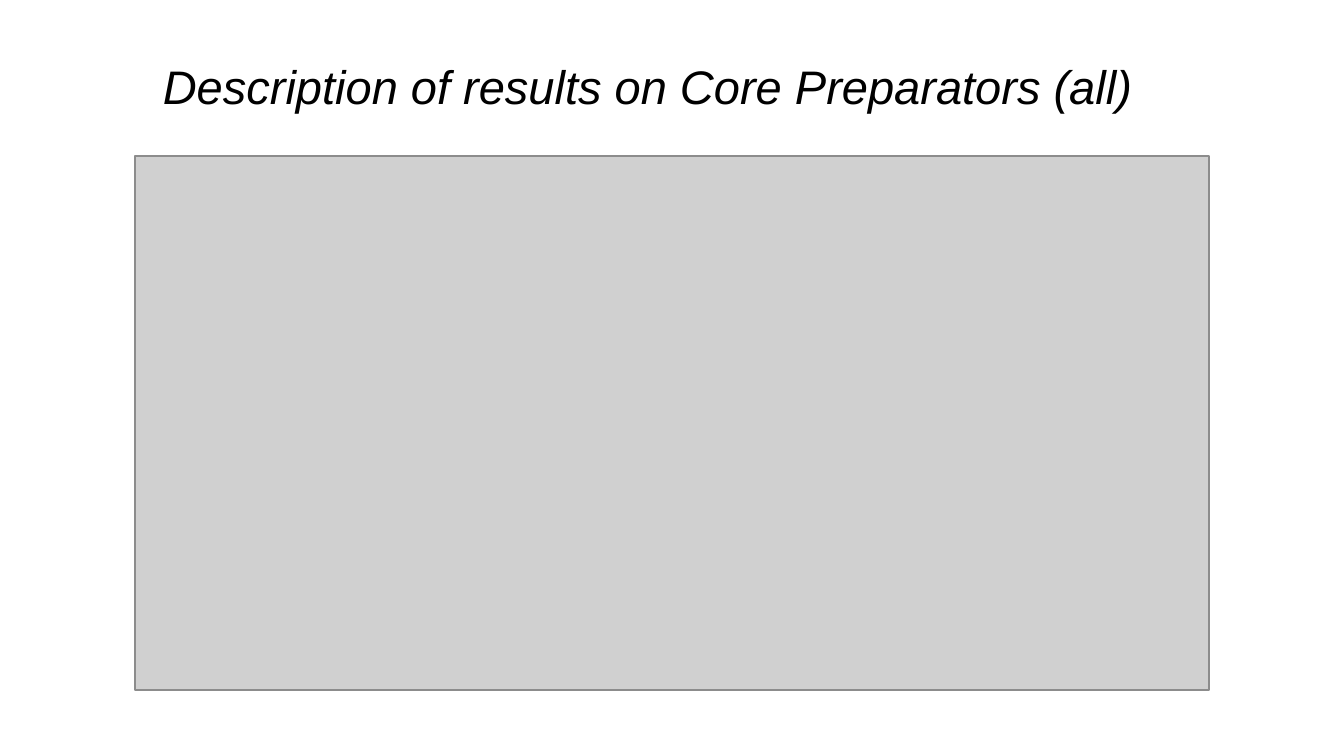
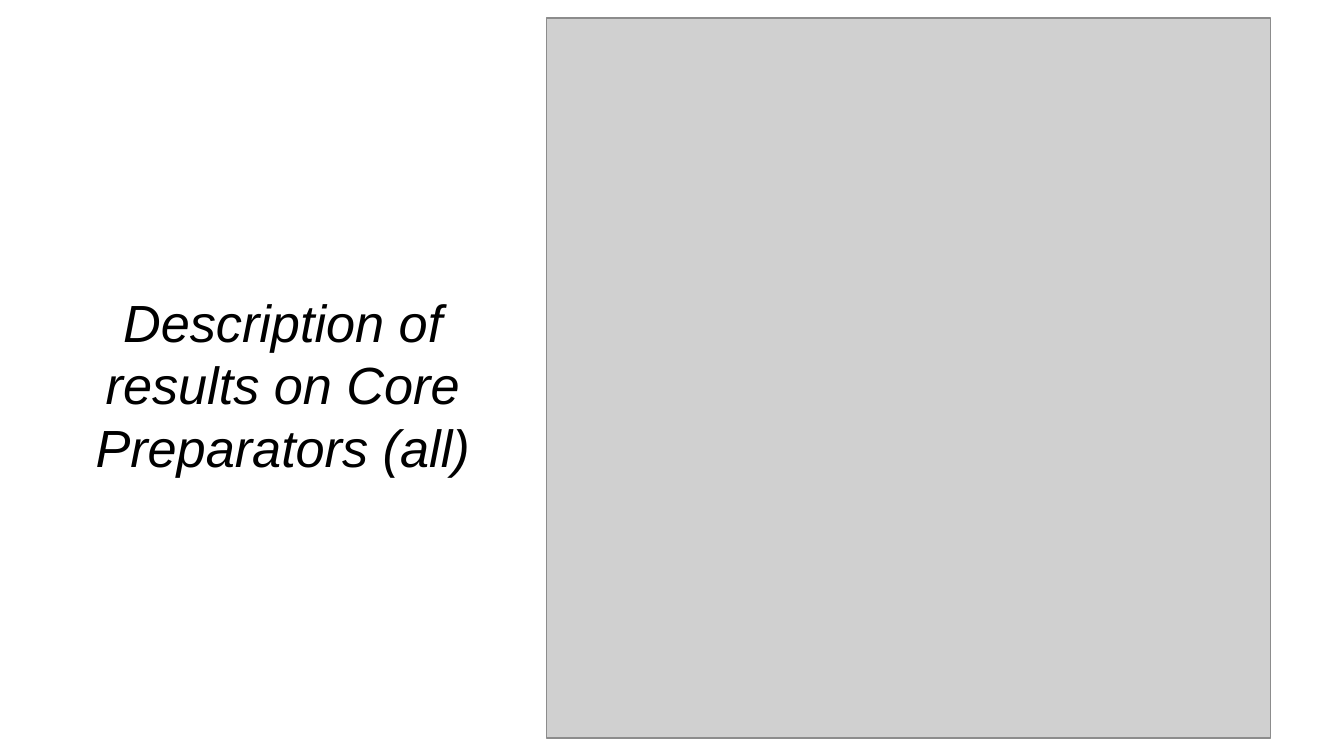
Before and after one commit to cosimop2000/BDMG-vehicle-accidents, a slide deck: slide 8 of Ferrari-Pavone-Pederzoli.pptx. Drawn at 1344x756 pixels with LibreOffice and Linux fonts; fonts in the diff are those of the drawing; grey boxes stand for pictures. Boxes give left, top, right and bottom in pixels: in the first picture for what was removed or moved away, otherwise in the second. Text is boxed around its words. In the diff, an @@ line names an element or a change of style, - is before the commit and + after.

```diff
--- a/Ferrari-Pavone-Pederzoli.pptx
+++ b/Ferrari-Pavone-Pederzoli.pptx
@@ picture: place and size @@
-picture at (134, 156, 1208, 689)
+picture at (547, 17, 1271, 738)
@@ title "Description of results on Core ...": place and size @@
-title "Description of results on Core ..." at (163, 70, 1132, 113)
+title "Description of results on Core ..." at (96, 304, 470, 477)
@@ title "Description of results on Core ..." at (96, 304, 470, 477): size 25.2 to 28 pt; alignment left to centre @@
```
Also in this commit, not shown: 9 other slides changed, 1 slide added.
